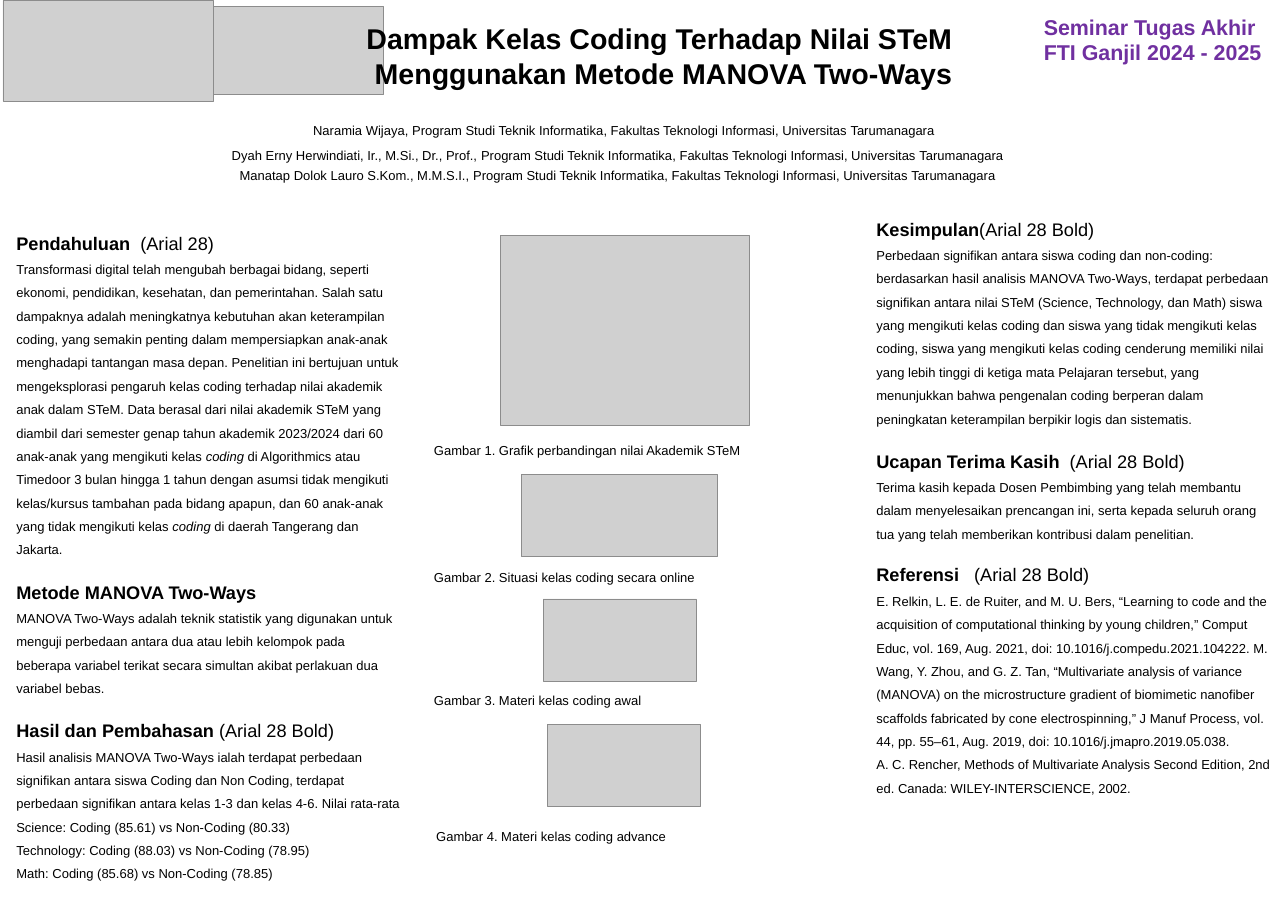
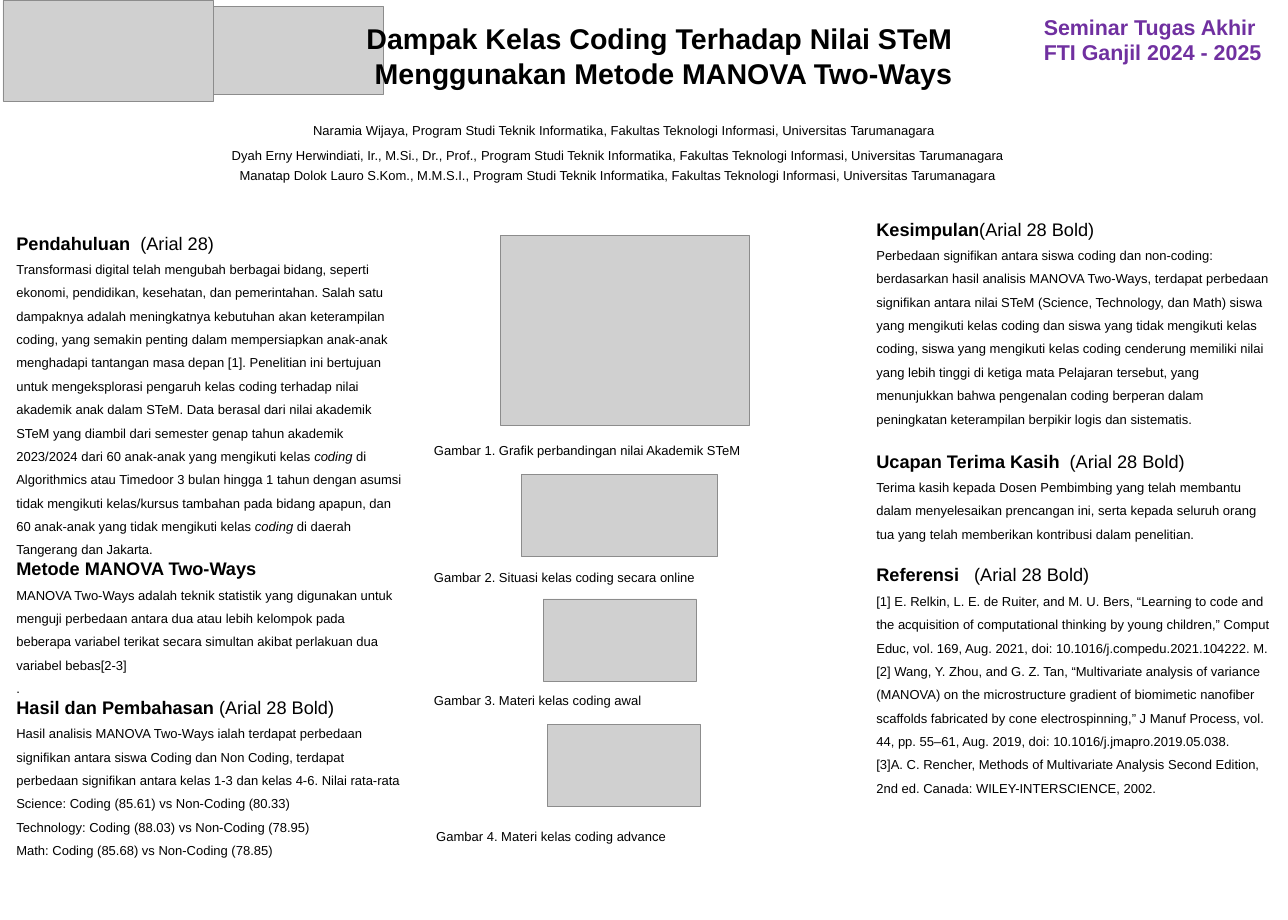
Before and after one commit to NaramiaW/Coding, a slide deck: slide 1 of 535210018_Poster.pptx. Drawn at 1288x920 pixels with LibreOffice and Linux fonts; fonts in the diff are those of the drawing; grey boxes stand for pictures. Boxes give left, top, right and bottom in pixels: in the first picture for what was removed or moved away, otherwise in the second. Text is boxed around its words. In the diff, an @@ line names an element or a change of style, - is before the commit and + after.

```diff
--- a/535210018_Poster.pptx
+++ b/535210018_Poster.pptx
@@ text at (16,264,401,557): text changed @@
-Transformasi digital telah mengubah berbagai bidang, seperti ekonomi, pendidikan, kesehatan, dan pemerintahan. Salah satu dampaknya adalah meningkatnya kebutuhan akan keterampilan coding, yang semakin penting dalam mempersiapkan anak-anak menghadapi tantangan masa depan. Penelitian ini bertujuan untuk mengeksplorasi pengaruh kelas coding terhadap nilai akademik anak dalam STeM. Data berasal dari nilai akademik STeM yang diambil dari semester genap tahun akademik 2023/2024 dari 60 anak-anak yang mengikuti kelas coding di Algorithmics atau Timedoor 3 bulan hingga 1 tahun dengan asumsi tidak mengikuti kelas/kursus tambahan pada bidang apapun, dan 60 anak-anak yang tidak mengikuti kelas coding di daerah Tangerang dan Jakarta.
+Transformasi digital telah mengubah berbagai bidang, seperti ekonomi, pendidikan, kesehatan, dan pemerintahan. Salah satu dampaknya adalah meningkatnya kebutuhan akan keterampilan coding, yang semakin penting dalam mempersiapkan anak-anak menghadapi tantangan masa depan [1]. Penelitian ini bertujuan untuk mengeksplorasi pengaruh kelas coding terhadap nilai akademik anak dalam STeM. Data berasal dari nilai akademik STeM yang diambil dari semester genap tahun akademik 2023/2024 dari 60 anak-anak yang mengikuti kelas coding di Algorithmics atau Timedoor 3 bulan hingga 1 tahun dengan asumsi tidak mengikuti kelas/kursus tambahan pada bidang apapun, dan 60 anak-anak yang tidak mengikuti kelas coding di daerah Tangerang dan Jakarta.
@@ text at (16,590,393,672): text changed @@
-MANOVA Two-Ways adalah teknik statistik yang digunakan untuk menguji perbedaan antara dua atau lebih kelompok pada beberapa variabel terikat secara simultan akibat perlakuan dua variabel bebas.
+MANOVA Two-Ways adalah teknik statistik yang digunakan untuk menguji perbedaan antara dua atau lebih kelompok pada beberapa variabel terikat secara simultan akibat perlakuan dua variabel bebas[2-3]
+.
@@ text at (876,596,1269,795): text changed @@
-E. Relkin, L. E. de Ruiter, and M. U. Bers, “Learning to code and the acquisition of computational thinking by young children,” Comput Educ, vol. 169, Aug. 2021, doi: 10.1016/j.compedu.2021.104222. M. Wang, Y. Zhou, and G. Z. Tan, “Multivariate analysis of variance (MANOVA) on the microstructure gradient of biomimetic nanofiber scaffolds fabricated by cone electrospinning,” J Manuf Process, vol. 44, pp. 55–61, Aug. 2019, doi: 10.1016/j.jmapro.2019.05.038.
-A. C. Rencher, Methods of Multivariate Analysis Second Edition, 2nd ed. Canada: WILEY-INTERSCIENCE, 2002.
+[1] E. Relkin, L. E. de Ruiter, and M. U. Bers, “Learning to code and the acquisition of computational thinking by young children,” Comput Educ, vol. 169, Aug. 2021, doi: 10.1016/j.compedu.2021.104222. M. [2] Wang, Y. Zhou, and G. Z. Tan, “Multivariate analysis of variance (MANOVA) on the microstructure gradient of biomimetic nanofiber scaffolds fabricated by cone electrospinning,” J Manuf Process, vol. 44, pp. 55–61, Aug. 2019, doi: 10.1016/j.jmapro.2019.05.038.
+[3]A. C. Rencher, Methods of Multivariate Analysis Second Edition, 2nd ed. Canada: WILEY-INTERSCIENCE, 2002.
```
Also in this commit, not shown: 2 other files.
